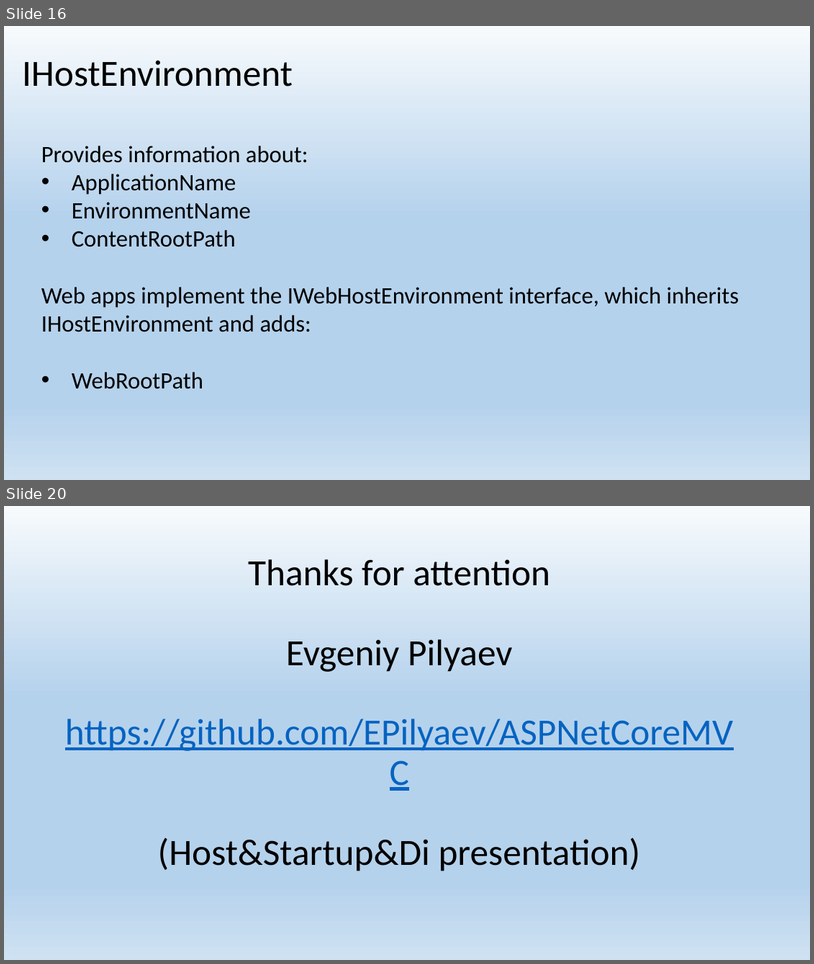
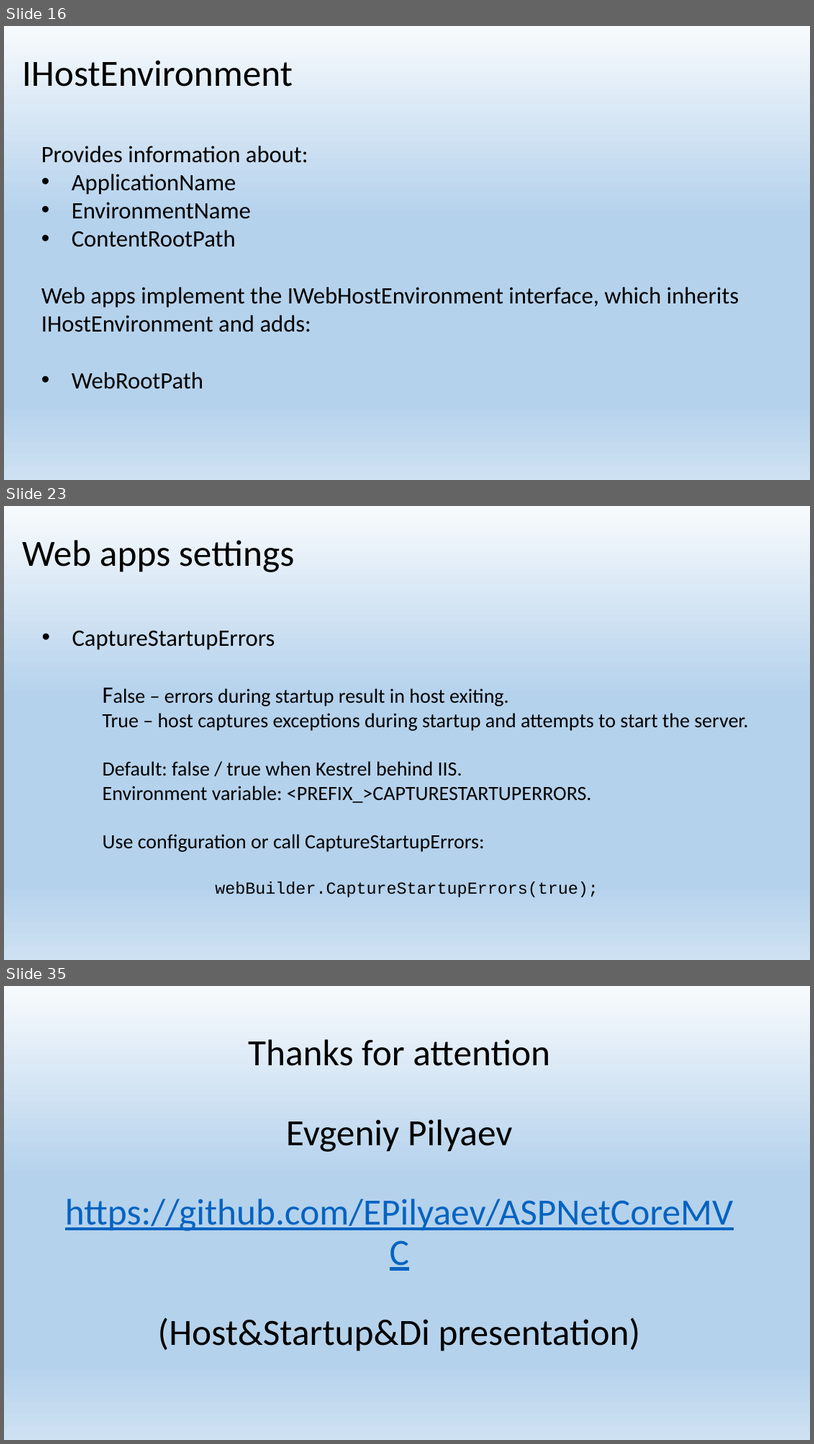
Before and after one commit to EPilyaev/ASPNetCoreMVC, a slide deck: Host&Startup&Di.pptx. Shown one above the other, each under a label of ours: slides 16 and 20 before the commit, slides 16, 23 and 35 after it; the slides between them are not shown. The pictures are 814x964 and 814x1444 pixels, drawn with LibreOffice and Linux fonts; fonts in the diff are those of the drawing. Boxes give left, top, right and bottom in pixels: in the first picture for what was removed or moved away, otherwise in the second. Text is boxed around its words. In the diff, an @@ line names an element or a change of style, - is before the commit and + after.

Commit message:
Add Host configuration - Web app settings slides

```diff
--- a/Host&Startup&Di.pptx
+++ b/Host&Startup&Di.pptx
@@ slide 23 added at box(4, 506, 810, 960), background gradient #F7FAFD to #B5D2EC to #CEE1F2 @@
@@ title added at box(22, 540, 294, 572), 44 pt, text #000000 @@
+Web apps settings
@@ text added at box(72, 630, 748, 897), 24 pt, text #000000 @@
+• CaptureStartupErrors
+False – errors during startup result in host exiting.
+True – host captures exceptions during startup and attempts to start the server.
+Default: false / true when Kestrel behind IIS.
+Environment variable: <PREFIX_>CAPTURESTARTUPERRORS.
+Use configuration or call CaptureStartupErrors:
+webBuilder.CaptureStartupErrors(true);
@@ what was slide 20 is now slide 35 @@
```
Also in this commit, not shown: 2 slides changed, 15 other slides added, 1 slide removed, 1 other file.
